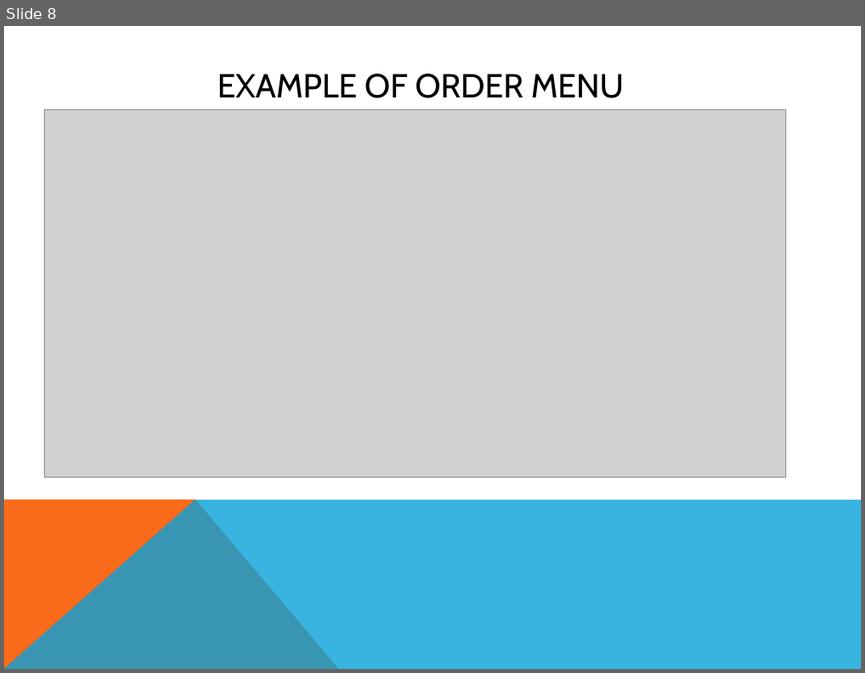
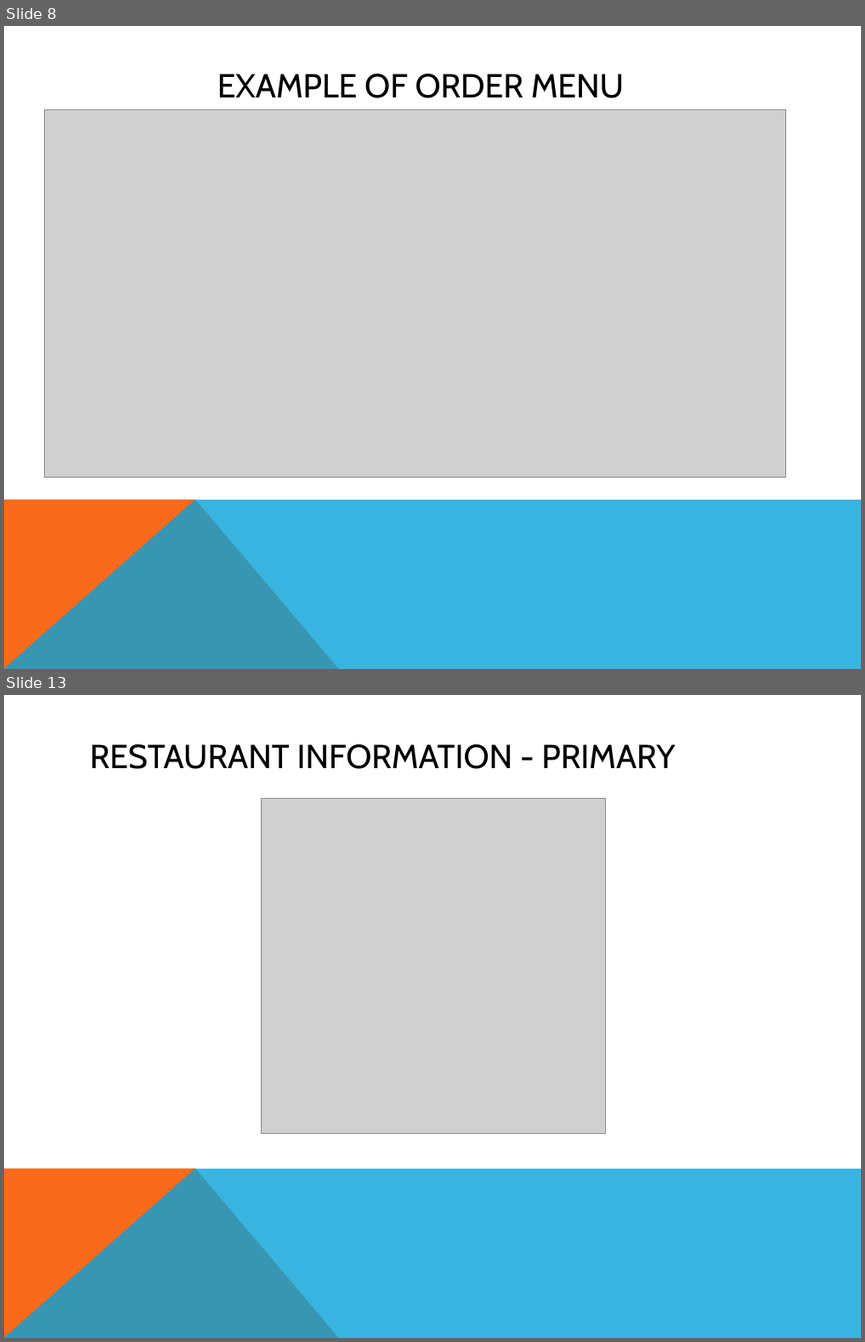
Before and after one commit to Dyndrilliac/cen-4010-assignments, a slide deck: Design Documents/PresentationSoft_latest version.pptx. Shown one above the other, each under a label of ours: slide 8 before the commit, slides 8 and 13 after it; the slides between them are not shown. The pictures are 865x673 and 865x1342 pixels, drawn with LibreOffice and Linux fonts; fonts in the diff are those of the drawing; grey boxes stand for pictures. Boxes give left, top, right and bottom in pixels: in the first picture for what was removed or moved away, otherwise in the second. Text is boxed around its words. In the diff, an @@ line names an element or a change of style, - is before the commit and + after.

```diff
--- a/Design Documents/PresentationSoft_latest version.pptx
+++ b/Design Documents/PresentationSoft_latest version.pptx
@@ slide 13 added at (4,695,861,1338), background #FFFFFF; not listed: 2 template elements that a slide beside it also shows @@
@@ title added at (90,744,675,769), 28 pt, text #000000 @@
+RESTAURANT INFORMATION - PRIMARY
@@ picture added at (261,798,606,1133) @@
```
Also in this commit, not shown: 5 other slides added, 7 slides removed.
